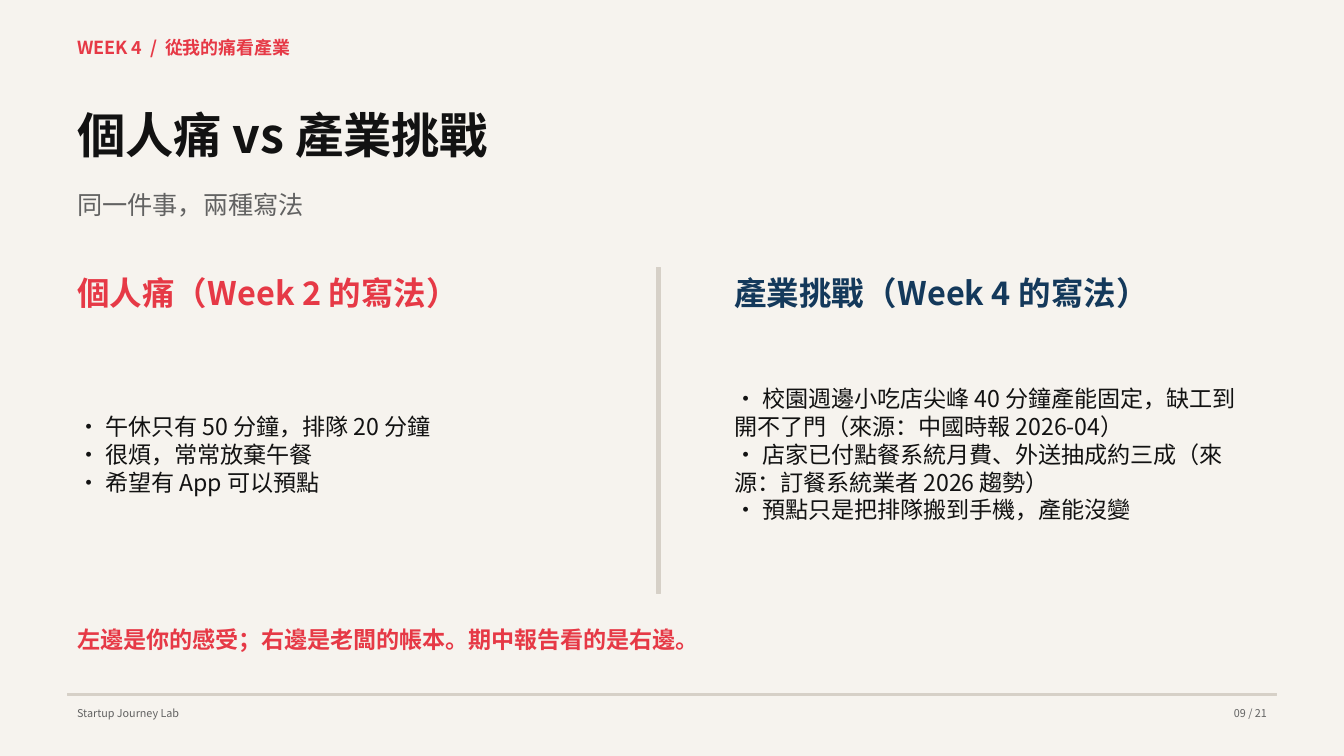
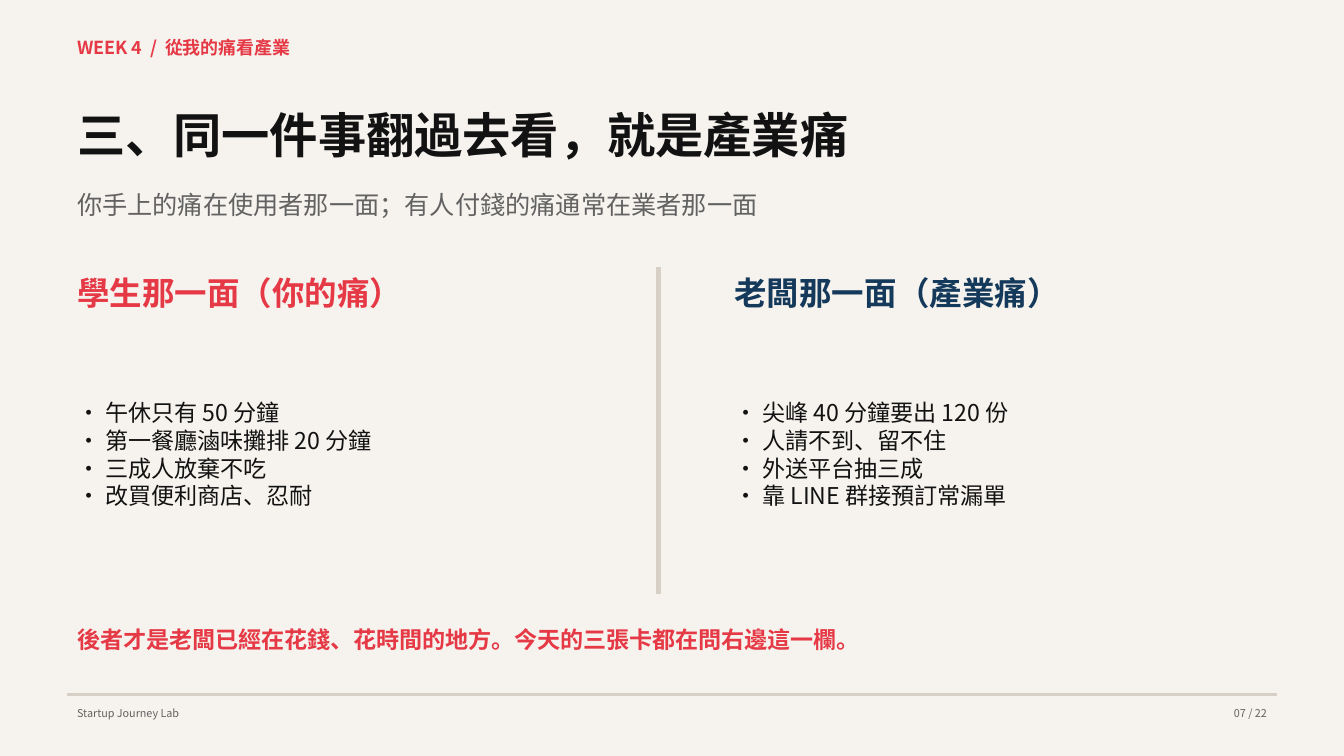
Before and after one commit to hpyuan1220/startup-journey-lab-app, a slide deck: slide 7 of materials/Week4_教學簡報.pptx (slide 9 before the commit). Drawn at 1344x756 pixels with LibreOffice and Linux fonts; fonts in the diff are those of the drawing. Boxes give left, top, right and bottom in pixels: in the first picture for what was removed or moved away, otherwise in the second. Text is boxed around its words. In the diff, an @@ line names an element or a change of style, - is before the commit and + after.

```diff
--- a/materials/Week4_教學簡報.pptx
+++ b/materials/Week4_教學簡報.pptx
@@ text at bbox=[77, 111, 848, 160]: text changed @@
-個人痛 vs 產業挑戰
+三、同一件事翻過去看，就是產業痛
@@ text at bbox=[77, 193, 757, 218]: text changed @@
-同一件事，兩種寫法
+你手上的痛在使用者那一面；有人付錢的痛通常在業者那一面
@@ text at bbox=[77, 277, 402, 308]: text changed @@
-個人痛（Week 2 的寫法）
+學生那一面（你的痛）
@@ text at bbox=[734, 277, 1059, 308]: text changed @@
-產業挑戰（Week 4 的寫法）
+老闆那一面（產業痛）
@@ text at bbox=[105, 401, 371, 506]: text changed @@
-• 午休只有 50 分鐘，排隊 20 分鐘
-• 很煩，常常放棄午餐
-• 希望有 App 可以預點
+• 午休只有 50 分鐘
+• 第一餐廳滷味攤排 20 分鐘
+• 三成人放棄不吃
+• 改買便利商店、忍耐
@@ text at bbox=[763, 401, 1008, 506]: text changed @@
-• 校園週邊小吃店尖峰 40 分鐘產能固定，缺工到開不了門（來源：中國時報 2026-04）
-• 店家已付點餐系統月費、外送抽成約三成（來源：訂餐系統業者 2026 趨勢）
-• 預點只是把排隊搬到手機，產能沒變
+• 尖峰 40 分鐘要出 120 份
+• 人請不到、留不住
+• 外送平台抽三成
+• 靠 LINE 群接預訂常漏單
@@ text at bbox=[77, 628, 859, 650]: text changed @@
-左邊是你的感受；右邊是老闆的帳本。期中報告看的是右邊。
+後者才是老闆已經在花錢、花時間的地方。今天的三張卡都在問右邊這一欄。
@@ text at bbox=[1234, 709, 1267, 717]: text changed @@
-09 / 21
+07 / 22
```
Also in this commit, not shown: 14 other slides changed, 7 slides added, 6 slides removed, 4 other files.
